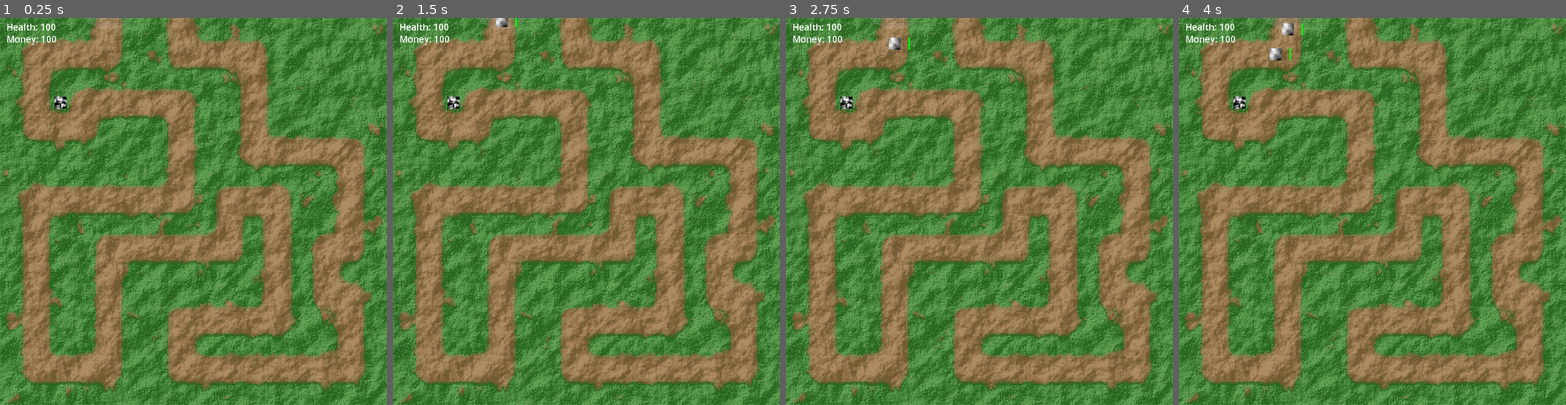
Above: before the commit, frames 1-4 (left to right).
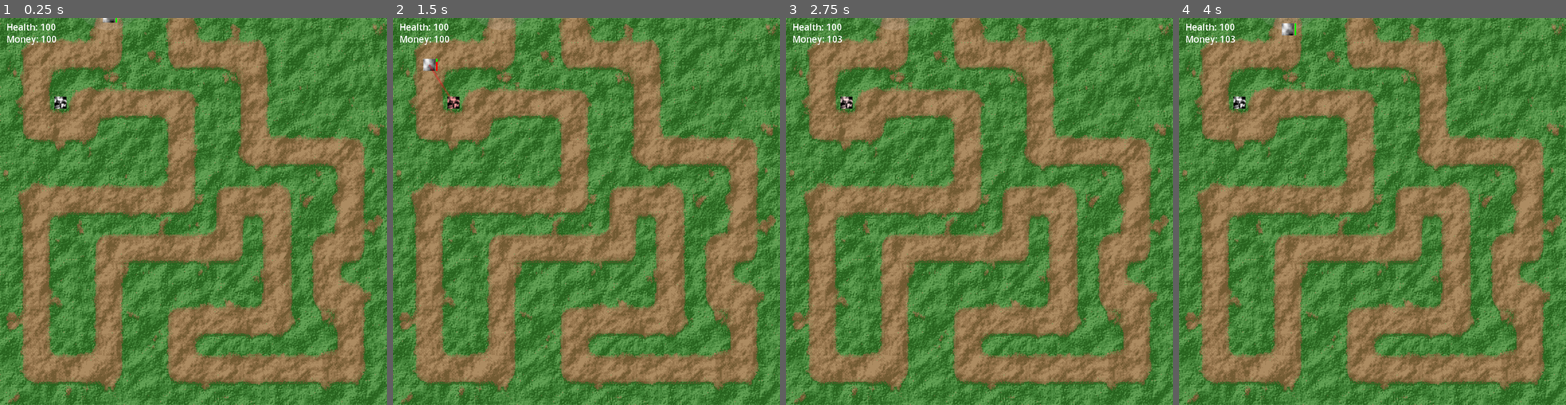
Above: after the commit, the same moments.

Repository: lynnpepin/genericdefense2
Game: Godot game, scene res://base.tscn
The game is run twice, just before and just after one commit, with the same random seed, the same clock (stepped at 60 frames per second) and the same inputs.
Inputs (mouse positions are in pixels of both pictures, inside the frame that each line leads up to):
- Up to frame 1 (0.25 s): no input
- Up to frame 2 (1.5 s): tap Enter (key_enter) at 0.5 s; move the mouse to (454, 103) at 0.52 s; hold 0 (key_0) 0.53-1.28 s; move the mouse to (509, 230) at 1.27 s; tap 1 (key_1) at 1.35 s
- Up to frame 3 (2.75 s): move the mouse to (1018, 126) at 2.02 s; hold 2 (key_2) from 2.03 s (still down)
- Up to frame 4 (4 s): move the mouse to (1353, 288) at 2.77 s; release 2 (key_2) at 2.78 s; tap 3 (key_3) at 2.85 s; move the mouse to (1488, 269) at 3.52 s; hold 4 (key_4) from 3.53 s (still down)

The runs differ from the first frame. In frame 1, less than 0.1% of the frame differs, in the area x 21-35%, y 0-4%; in frame 2, 0.3%, in the area x 7-35%, y 0-24%; in frame 3, 0.1%; in frame 4, 0.2%.

Commit message:
feat(tower): Visual firing indicator

Diff:
--- a/Creep.gd
+++ b/Creep.gd
@@ -38,15 +38,15 @@
 
 func _draw():
 	draw_line(
-		self.transform.x + Vector2(18, -8),
-		self.transform.x + Vector2(18, 8),
+		Vector2(10, -8),
+		Vector2(10, 8),
 		Color(1.0, 0.0, 0.0),
 		2.0
 	)
 
 	draw_line(
-		self.transform.x + Vector2(18, -8),
-		self.transform.x + Vector2(18, -8 + 16 * HEALTH / MAX_HEALTH),
+		Vector2(10, -8),
+		Vector2(10, -8 + 16 * HEALTH / MAX_HEALTH),
 		Color(0.0, 1.0, 0.0),
 		2.0
 	)
--- a/CreepSpawner.gd
+++ b/CreepSpawner.gd
@@ -6,7 +6,7 @@
 var timer = 0.0
 
 var wave = [
-	{ "speed" : 24.0, "health" :  4, "value" : 3, "damage" : 1, "period" : 2.0 },
+	{ "speed" : 128.0, "health" :  4, "value" : 3, "damage" : 1, "period" : 2.0 },
 	{ "speed" : 24.0, "health" :  4, "value" : 3, "damage" : 1, "period" : 2.0 },
 	{ "speed" : 24.0, "health" :  4, "value" : 3, "damage" : 1, "period" : 2.0 },
 	{ "speed" : 24.0, "health" :  4, "value" : 3, "damage" : 1, "period" : 6.0 },
@@ -44,4 +44,4 @@
 	queue_redraw()
 
 func _draw():
-	draw_circle(self.transform.y, 48, Color(1, 1, 1, 0.125))
+	draw_circle(Vector2(0,0), 48, Color(1, 1, 1, 0.125))
--- a/Tower.gd
+++ b/Tower.gd
@@ -1,10 +1,12 @@
 extends Node2D
 
-var RADIUS = 64.0;
-var FIRE_PERIOD = 1.0;
-var FIRE_TIMER  = 1.0;
+var RADIUS = 64.0
+var FIRE_PERIOD = 1.0
+var FIRE_TIMER  = 1.0
 var CREEPS_INSIDE = []
-var DAMAGE      = 3.0;
+var DAMAGE      = 3.0
+
+var FIRING          = false
 
 # Variables for handling mouse events
 var mouse_area_inside = false;
@@ -28,9 +30,12 @@
 	if FIRE_TIMER >= FIRE_PERIOD:
 		# can fire
 		if len(CREEPS_INSIDE) > 0:
+			FIRING = true;
 			FIRE_TIMER = 0.0
-			CREEPS_INSIDE[0].get_parent().damage(DAMAGE)
+			var creep = CREEPS_INSIDE[0].get_parent()
+			creep.damage(DAMAGE)
 	else:
+		FIRING = false
 		# can' fire, increase time
 		FIRE_TIMER += delta
 
@@ -45,7 +50,7 @@
 func _draw():
 	if mouse_area_inside:
 		draw_arc(
-			self.transform.y,
+			Vector2(0,0),
 			float(RADIUS),
 			0,
 			2 * PI,
@@ -54,13 +59,27 @@
 			2.0
 		)
 		draw_arc(
-			self.transform.y,
+			Vector2(0,0),
 			float(RADIUS),
 			PI,
 			PI + 2 * PI * (FIRE_TIMER / FIRE_PERIOD),
 			121,
 			Color(1.0, 0.75, 0.125),
 			2.0
+		)
+	## draw fire line
+	if len(CREEPS_INSIDE) > 0:
+		draw_line(
+			Vector2(0,0),
+			CREEPS_INSIDE[0].get_parent().global_position - self.global_position,
+			Color(1.0, 0.0625, 0.125, FIRE_TIMER / ( 2 * FIRE_PERIOD)), #fmod((FIRE_TIMER / FIRE_PERIOD) - 0.0625, 1)),
+			3
+		)
+		draw_line(
+			Vector2(0,0),
+			CREEPS_INSIDE[0].get_parent().global_position - self.global_position,
+			Color(1.0, 0, 0, 0.125 + FIRE_TIMER / FIRE_PERIOD), #fmod((FIRE_TIMER / FIRE_PERIOD) - 0.0625, 1)),
+			1
 		)
 
 func _on_attack_area_entered(area):
